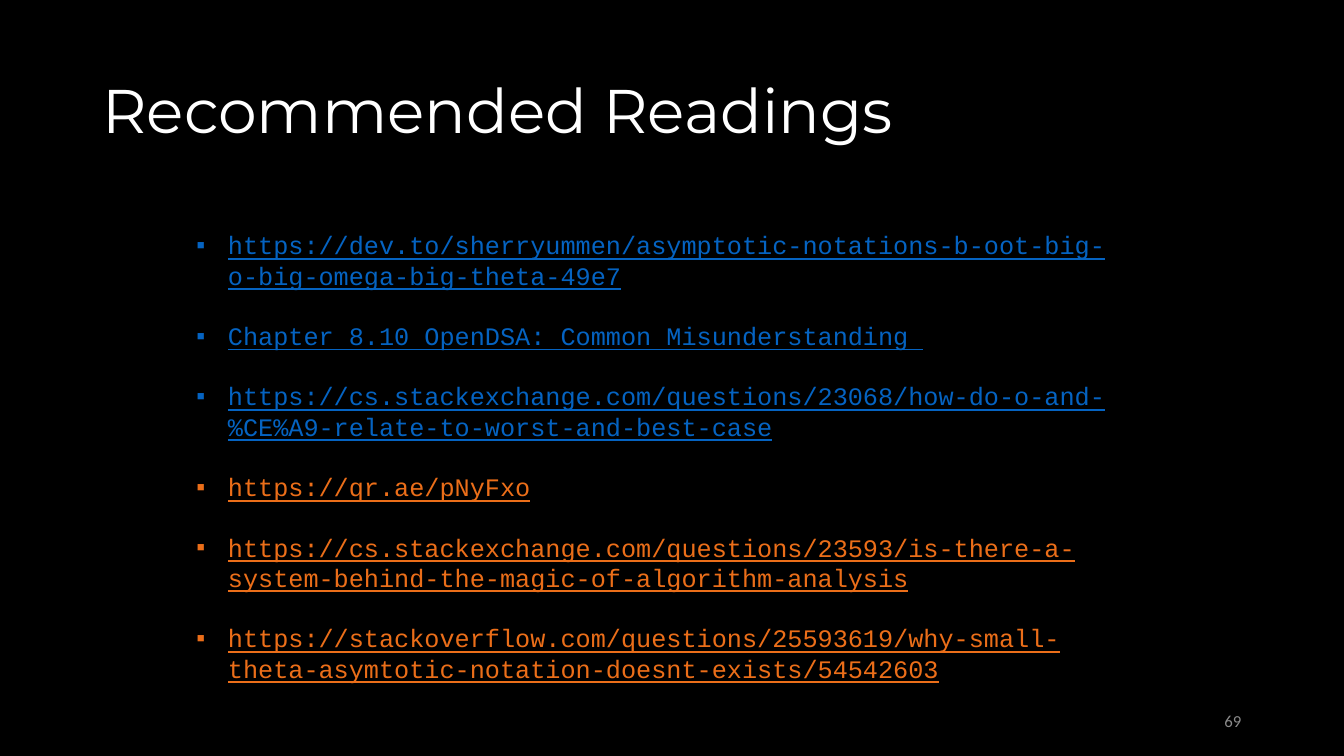
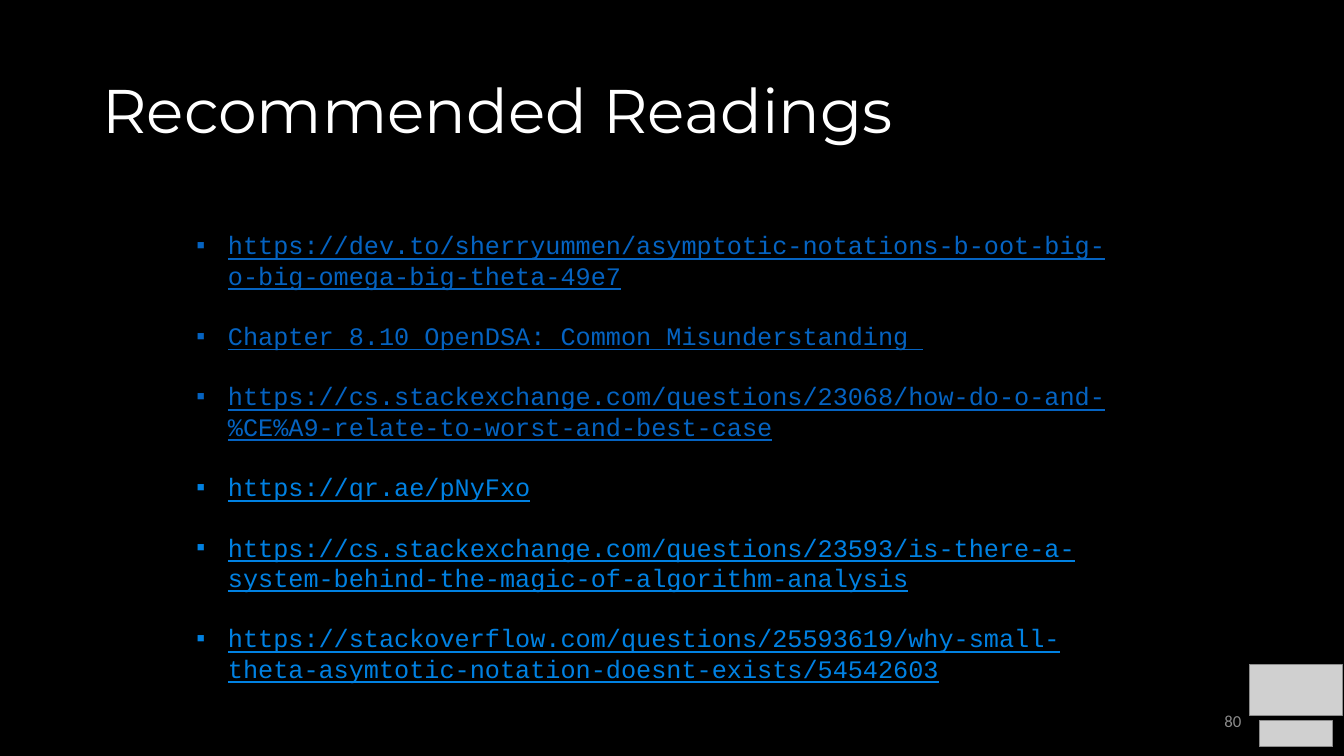
Before and after one commit to COP3530/Instructional-Content, a slide deck: slide 80 of Slides-PPT/1 - Algorithmic Analysis.pptx (slide 69 before the commit). Drawn at 1344x756 pixels with LibreOffice and Linux fonts; fonts in the diff are those of the drawing; grey boxes stand for pictures. Boxes give left, top, right and bottom in pixels: in the first picture for what was removed or moved away, otherwise in the second. Text is boxed around its words. In the diff, an @@ line names an element or a change of style, - is before the commit and + after.

```diff
--- a/Slides-PPT/1 - Algorithmic Analysis.pptx
+++ b/Slides-PPT/1 - Algorithmic Analysis.pptx
@@ text at box(228, 478, 1075, 684): text colour #EB6E19 to #0081E2 in "https://qr.ae/pNyFxo", "https://cs.stackexchange.com/questions/23593/is-there-a-syst ...", "https://stackoverflow.com/questions/25593619/why-small-theta ..." @@
@@ picture added at box(1250, 664, 1343, 716) @@
@@ page number at box(1224, 715, 1241, 727): text changed @@
-69
+80
@@ picture added at box(1259, 721, 1333, 747) @@
```
Also in this commit, not shown: 100 other slides changed, 5 slides added, 2 slides removed, 2 other files.
